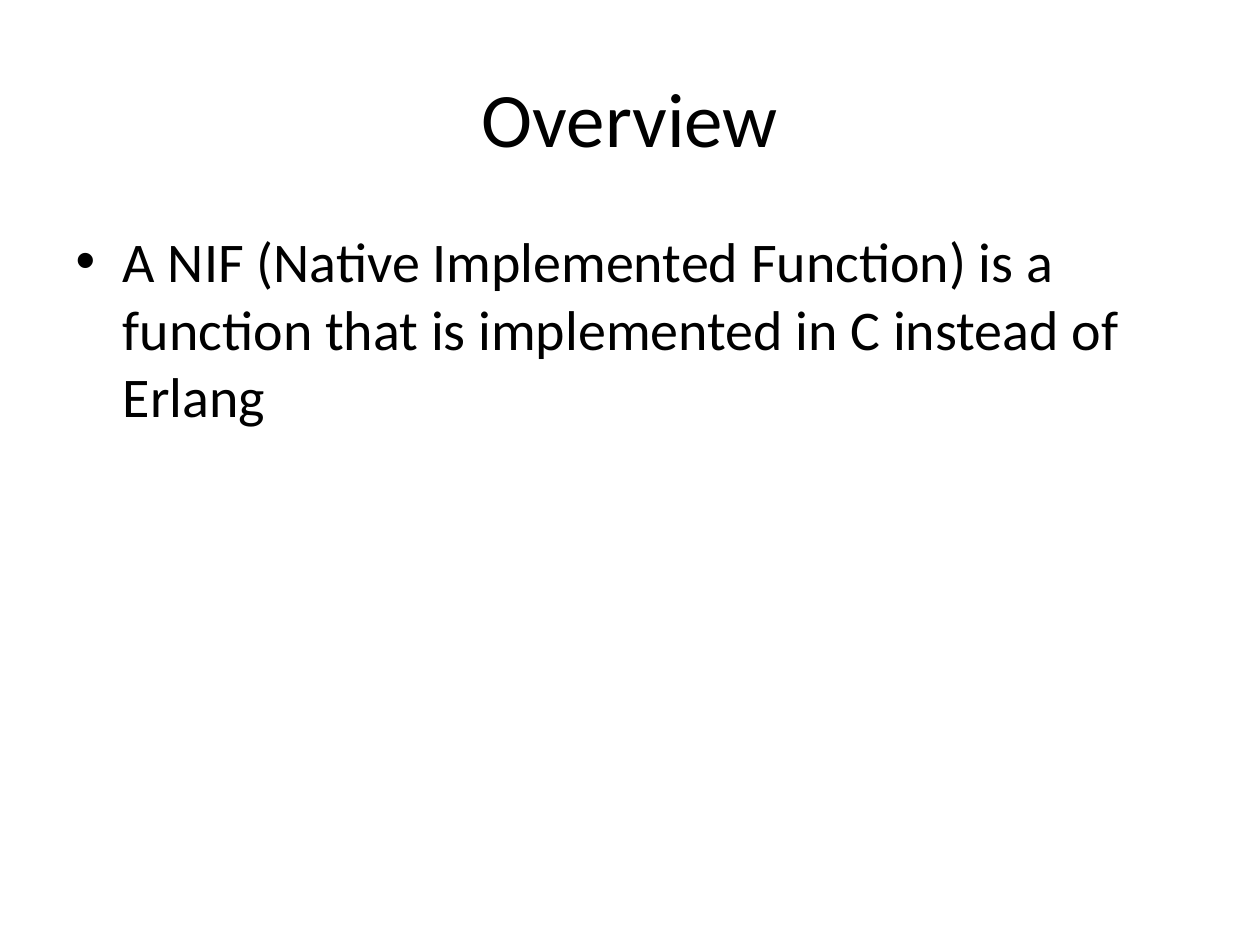
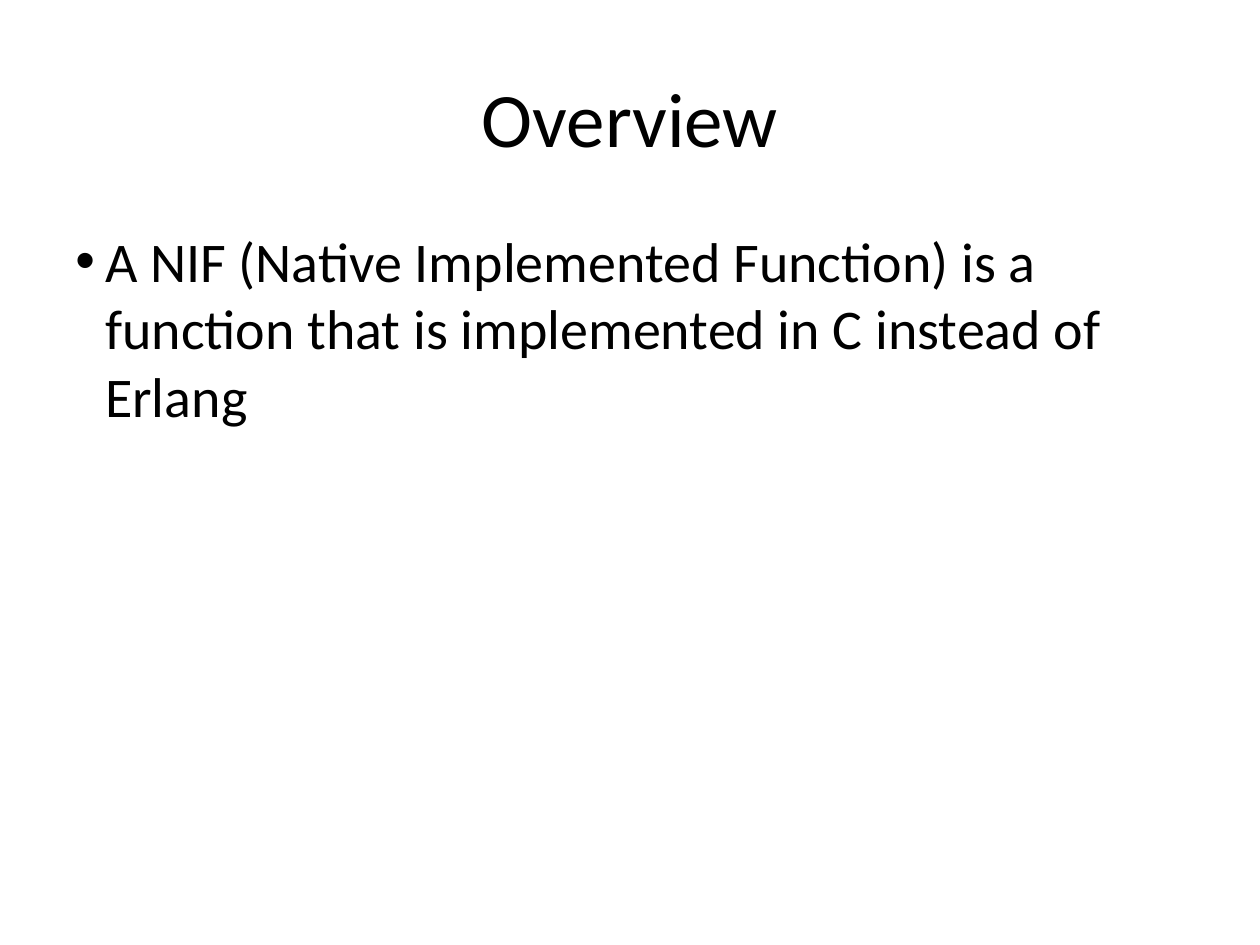
Before and after one commit to fib1123/nif_erlangproject, a slide deck: slide 2 of NIF.pptx. Drawn at 1260x945 pixels with LibreOffice and Linux fonts; fonts in the diff are those of the drawing. Boxes give left, top, right and bottom in pixels: in the first picture for what was removed or moved away, otherwise in the second. Text is boxed around its words. In the diff, an @@ line names an element or a change of style, - is before the commit and + after.

```diff
--- a/NIF.pptx
+++ b/NIF.pptx
@@ text "A NIF (Native Implemented Function) ..." at [105,241,1101,427]: indent changed; less space between paragraphs @@
```
Also in this commit, not shown: 3 other slides changed, 6 slides added, 1 other file.
